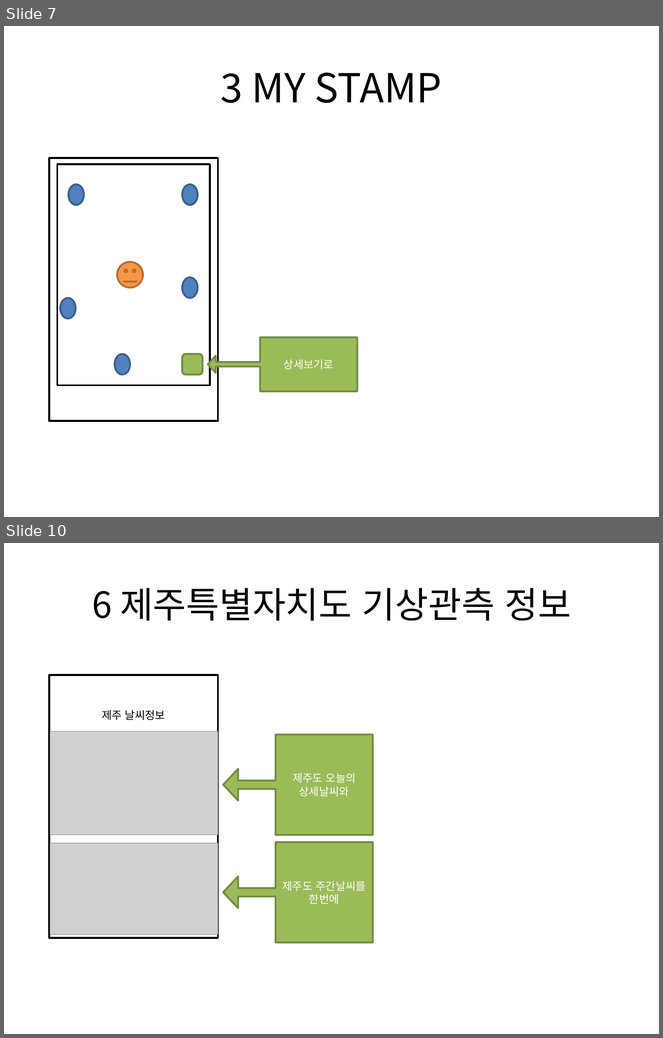
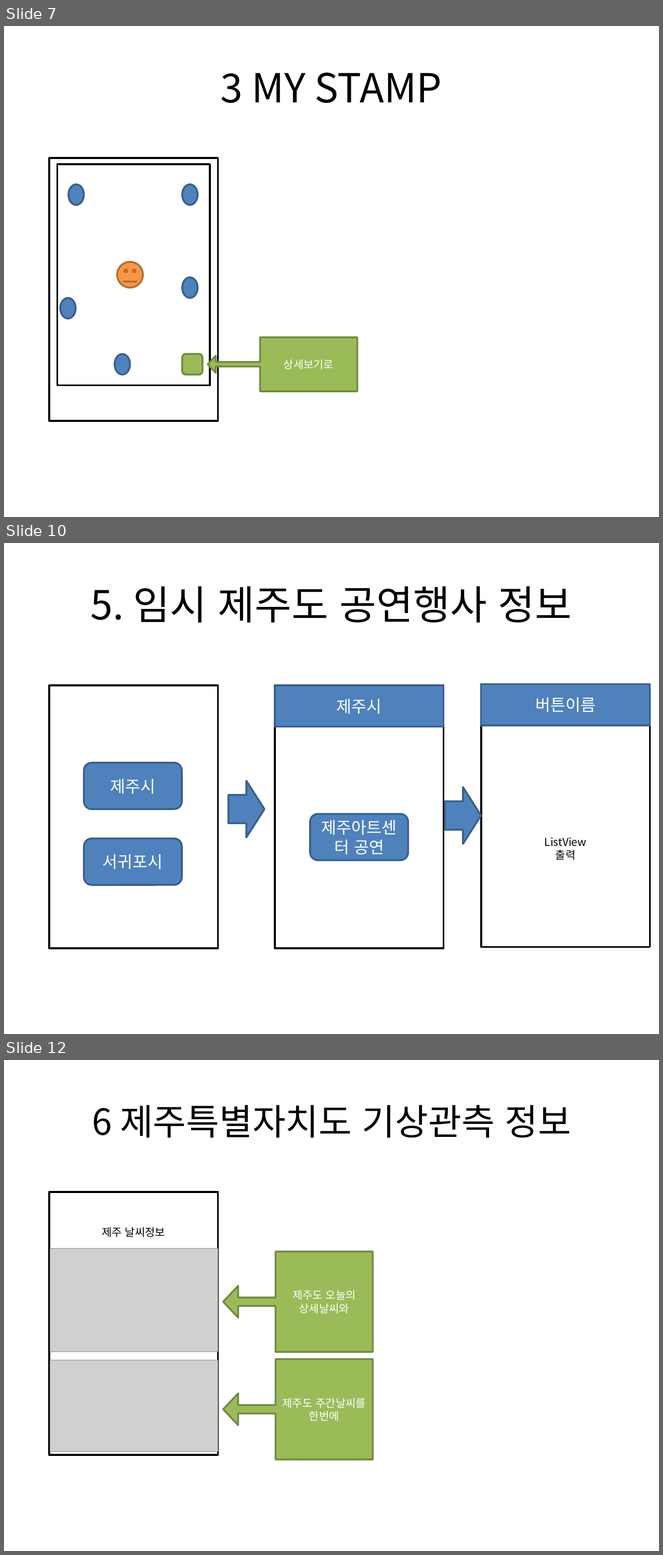
Before and after one commit to Seo-Sang-Eun/test01, a slide deck: Project Info/ui.pptx. Shown one above the other, each under a label of ours: slides 7 and 10 before the commit, slides 7, 10 and 12 after it; the slides between them are not shown. The pictures are 663x1038 and 663x1555 pixels, drawn with LibreOffice and Linux fonts; fonts in the diff are those of the drawing; grey boxes stand for pictures. Boxes give left, top, right and bottom in pixels: in the first picture for what was removed or moved away, otherwise in the second. Text is boxed around its words. In the diff, an @@ line names an element or a change of style, - is before the commit and + after.

```diff
--- a/Project Info/ui.pptx
+++ b/Project Info/ui.pptx
@@ slide 10 added at [4, 543, 659, 1034], background #FFFFFF @@
@@ title added at [91, 586, 572, 623], 44 pt, text #000000 @@
+5. 임시 제주도 공연행사 정보
@@ rectangle added at [49, 686, 218, 949], fill #FFFFFF, outline #000000 2 pt @@
@@ rectangle added at [274, 686, 443, 949], fill #FFFFFF, outline #000000 2 pt @@
@@ rectangle added at [274, 686, 443, 727], fill #4F81BD, outline #3A5F8C 2 pt, 18 pt, text #FFFFFF @@
+제주시
@@ rectangle added at [481, 684, 650, 948], fill #FFFFFF, outline #000000 2 pt, 12 pt, text #000000 @@
+ListView
+출력
@@ rectangle added at [481, 684, 650, 726], fill #4F81BD, outline #3A5F8C 2 pt, 18 pt, text #FFFFFF @@
+버튼이름
@@ rounded rectangle added at [84, 763, 182, 810], fill #4F81BD, outline #3A5F8C 2 pt, 18 pt, text #FFFFFF @@
+제주시
@@ right arrow added at [229, 781, 265, 838], fill #4F81BD, outline #3A5F8C 2 pt @@
@@ right arrow added at [445, 787, 481, 845], fill #4F81BD, outline #3A5F8C 2 pt @@
@@ rounded rectangle added at [310, 814, 408, 861], fill #4F81BD, outline #3A5F8C 2 pt, 18 pt, text #FFFFFF @@
+제주아트센터 공연
@@ rounded rectangle added at [84, 838, 182, 885], fill #4F81BD, outline #3A5F8C 2 pt, 18 pt, text #FFFFFF @@
+서귀포시
@@ what was slide 10 is now slide 12 @@
```
Also in this commit, not shown: 2 slides changed, 1 other slide added, 46 other files.
